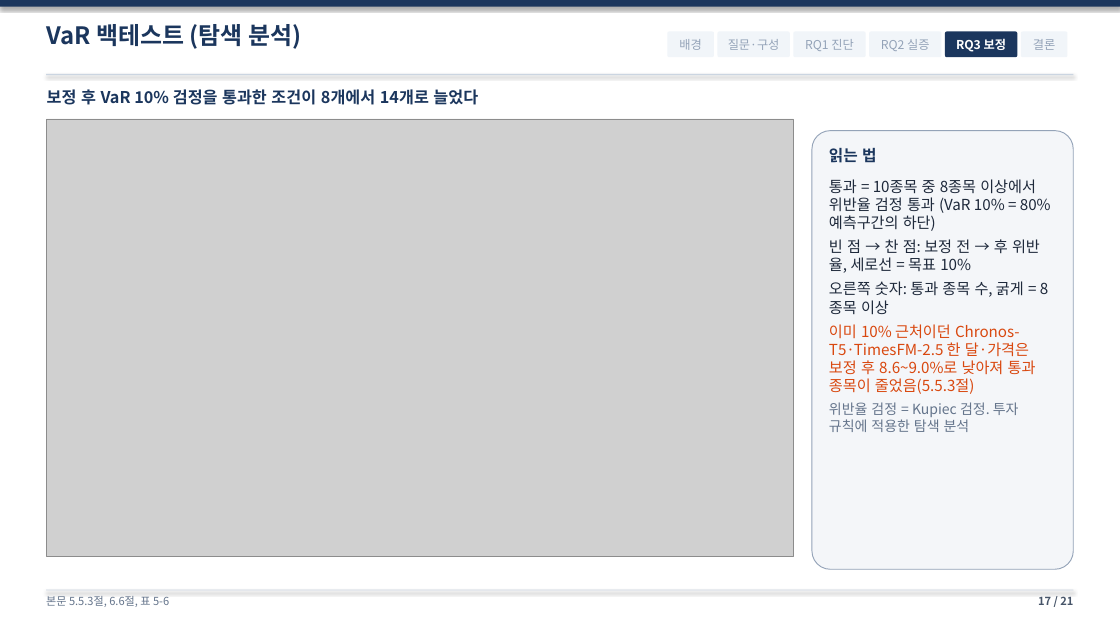
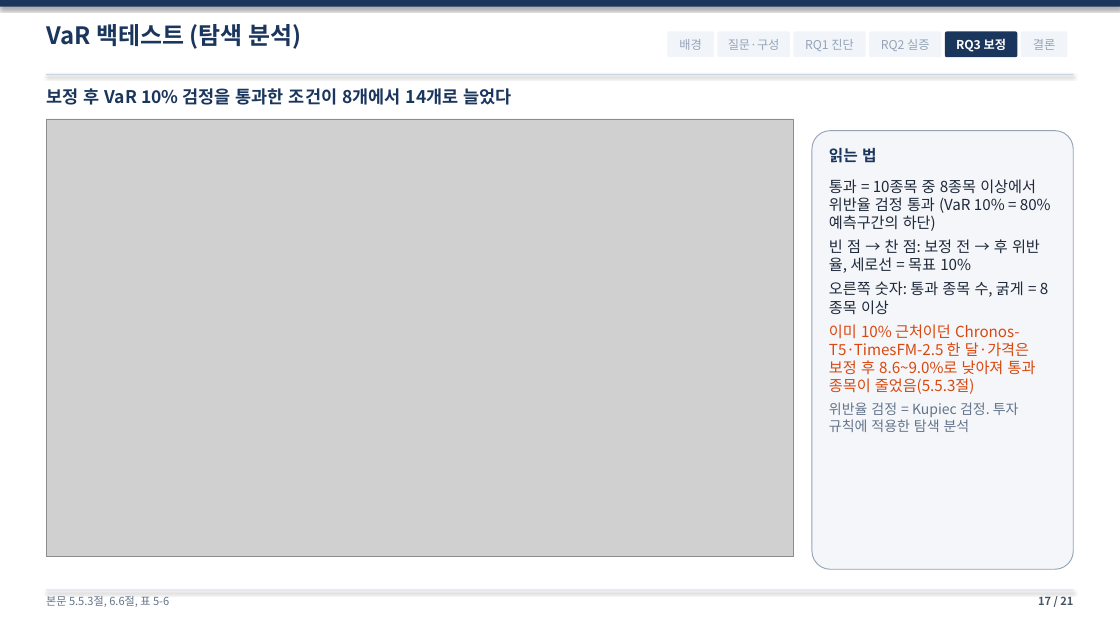
Before and after one commit to sapzzil/Master-thesis, a slide deck: slide 17 of 05_논문작성/석사학위논문_심사발표_v15.pptx. Drawn at 1120x630 pixels with LibreOffice and Linux fonts; fonts in the diff are those of the drawing; grey boxes stand for pictures. Boxes give left, top, right and bottom in pixels: in the first picture for what was removed or moved away, otherwise in the second. Text is boxed around its words. In the diff, an @@ line names an element or a change of style, - is before the commit and + after.

```diff
--- a/05_논문작성/석사학위논문_심사발표_v15.pptx
+++ b/05_논문작성/석사학위논문_심사발표_v15.pptx
@@ text "보정 후 VaR 10% 검정을 ..." at [47,88,511,105]: size 13.9 to 15 pt @@
```
Also in this commit, not shown: 3 other slides changed, 2 other files.
